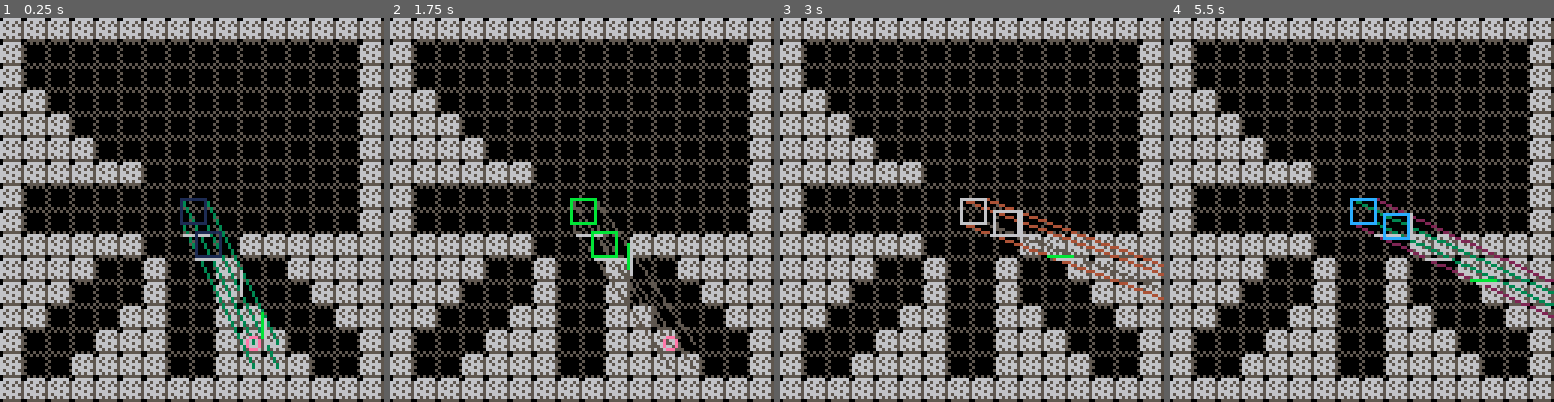
Above: before the commit, frames 1-4 (left to right).
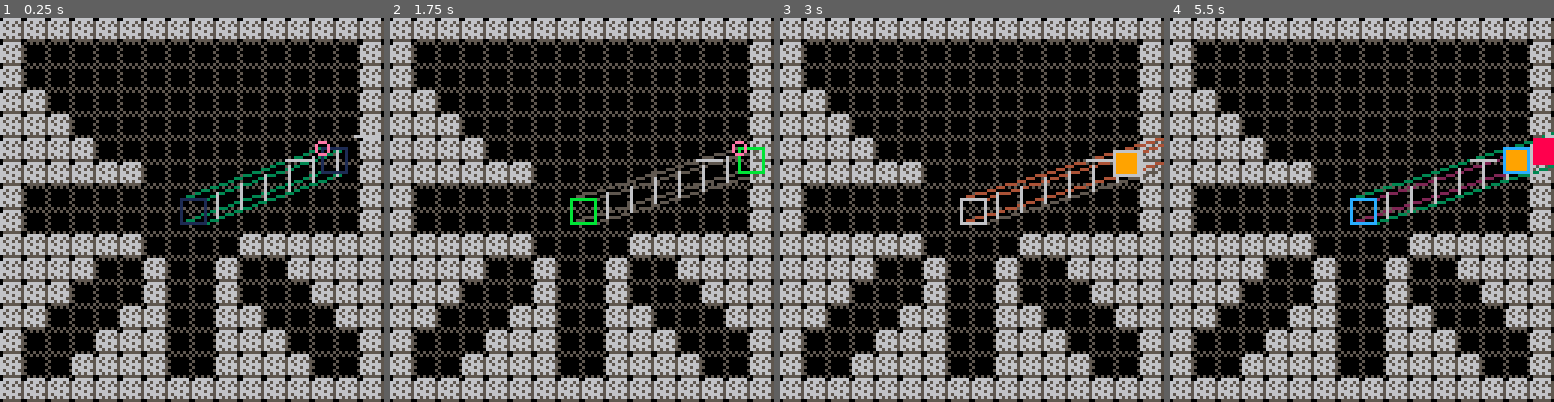
Above: after the commit, the same moments.

Repository: Cryowatt/Picowatt
Game: PICO-8 cartridge game.p8
Same seed, same stepped clock (60 frames per second), same inputs: the game is played once before the commit and once after it.
Inputs:
- Up to frame 1 (0.25 s): no input
- Up to frame 2 (1.75 s): tap X (X key) at 0.33, 1.07 s; tap O (Z key) at 0.7, 1.7 s; hold Right from 1.6 s (still down)
- Up to frame 3 (3 s): tap X (X key) at 1.85, 2.97 s; release Right at 2.1 s; tap O (Z key) at 2.1, 2.5, 2.9 s; hold Up 2.15-2.42 s; hold Right from 2.47 s (still down)
- Up to frame 4 (5.5 s): release Right at 3.03 s; hold Left 3.08-3.58 s; tap O (Z key) every 0.4 s from 3.3 to 5.3 s; hold Down 3.63-3.97 s; hold Right 4.02-4.68 s; tap X (X key) at 4.08, 5.2 s; hold Up 4.73-5.03 s; hold Left from 5.08 s (still down)

The runs differ from the first frame. In frame 1, 3.2% of the frame differs, in the area x 47-100%, y 30-92%; in frame 2, 2.8%; in frame 3, 3.6%; in frame 4, 4.1%, in the area x 48-100%, y 29-79%.

Commit message:
All collision bugs sorted?

Diff:
--- a/player.lua
+++ b/player.lua
@@ -42,8 +42,8 @@
 		{
 			x = 60,
 			y = 60,
-			dx = 24,
-			dy = 48,
+			dx = 47,
+			dy = -17,
 			a_go = 1.0,
 			a_stop = 0.5,
 			xv_max = 5,
@@ -134,15 +134,16 @@
 				hit.y -= size.y
 			end
 			local hit_direction = hit - v.point
+			rectfill(hit.x, hit.y, hit.x + size.x, hit.y + size.y, 8)
 			local hit_v = vector.new(
 				hit,
 				point.new(v.magnitude.x - hit_direction.x, 0)
 			)
-			printh("hdir:" .. tostr(hit_v.point) .. "|" .. hit_v.magnitude:length())
+			printh("hdir:" .. tostr(hit_direction) .. "|" .. hit_direction:length())
 
 			if hit_direction:length() < best_distance then
 				best_hit = hit_v
-				best_distance = (hit - v.point):length()
+				best_distance = hit_direction:length()
 			end
 		end
 	end
@@ -162,7 +163,7 @@
 			)
 		elseif angle < 0.25 or angle > 0.75 then
 			-- right
-			local rx = truncate(v.point.x + size.x, 3) + 8
+			local rx = truncate(v.point.x + size.x, 3)
 			local xo = 8
 			ray = vector.new(
 				point.new(rx, (v.point.x + size.x - rx) * ntan + v.point.y),
@@ -177,15 +178,16 @@
 				hit.x -= size.x
 			end
 			local hit_direction = hit - v.point
+			rectfill(hit.x, hit.y, hit.x + size.x, hit.y + size.y, 9)
 			local hit_v = vector.new(
 				hit,
 				point.new(0, v.magnitude.y - hit_direction.y)
 			)
-			printh("vdir:" .. tostr(hit_v.point) .. "|" .. hit_v.magnitude:length())
+			printh("vdir:" .. tostr(hit_direction) .. "|" .. hit_direction:length())
 
 			if hit_direction:length() < best_distance then
 				best_hit = hit_v
-				best_distance = (hit - v.point):length()
+				best_distance = hit_direction:length()
 			end
 		end
 	end
@@ -336,6 +338,7 @@
 	self.dy = dir_input(2, self.dy, -self.a_go, self.a_stop)
 	self.dy = dir_input(3, self.dy, self.a_go, -self.a_stop)
 
+	printh("x:" .. self.dx .. " y:" .. self.dy)
 	-- x, y, dx, dy = raycast(table.unpack(self:tl()), self.dx, self.dy)
 	-- x, y, dx, dy = raycast(self.x, self.y, self.dx, self.dy)
 	-- x, y, dx, dy = raycast(self.x, self.y, self.dx, self.dy)
